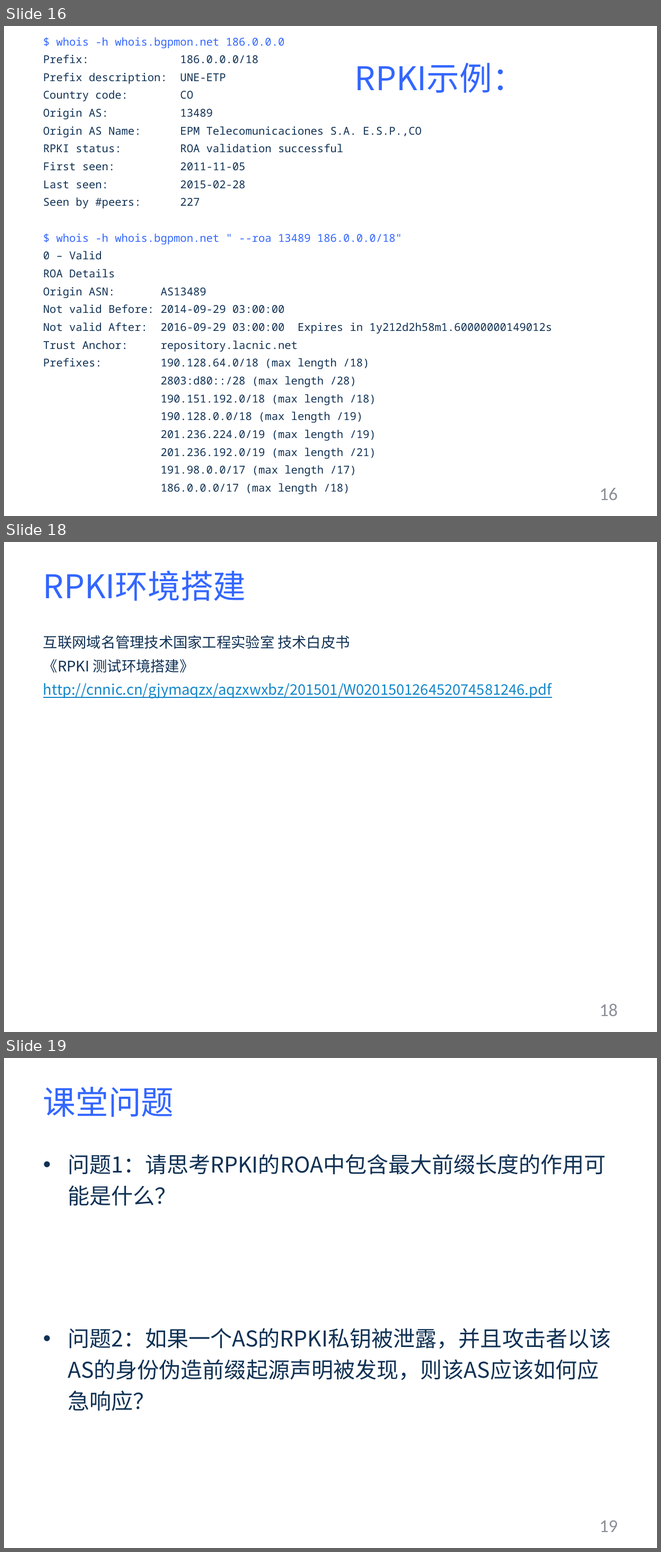
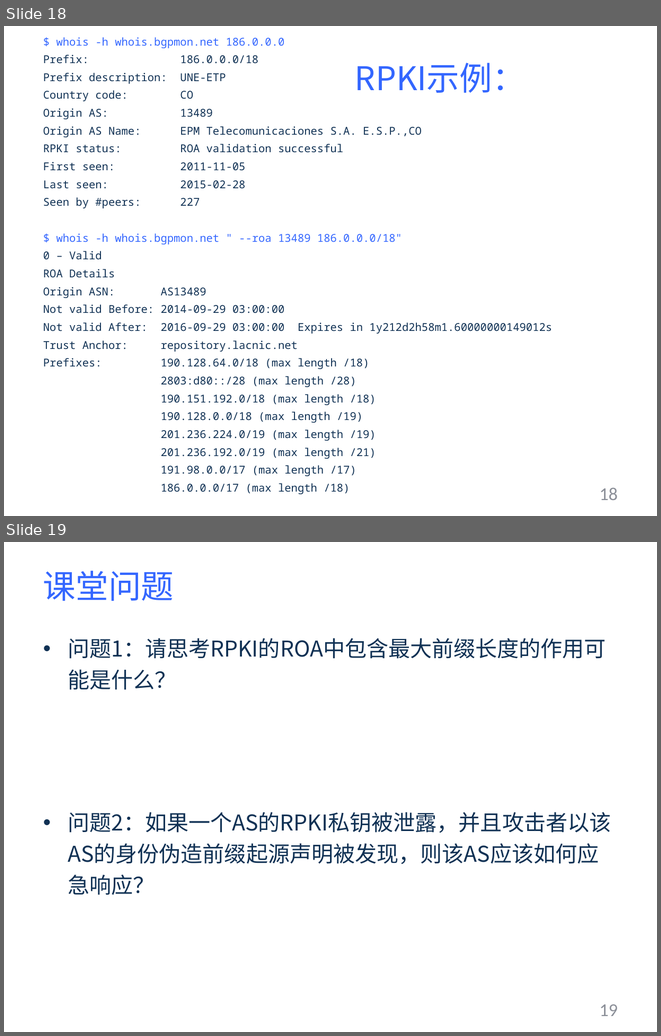
Before and after one commit to YuZhang/Security-Courseware, a slide deck: internet-security/bgp-sec-4.pptx. Shown one above the other, each under a label of ours: slides 16, 18 and 19 before the commit, slides 18 and 19 after it; the slides between them are not shown. The pictures are 661x1552 and 661x1036 pixels, drawn with LibreOffice and Linux fonts; fonts in the diff are those of the drawing. Boxes give left, top, right and bottom in pixels: in the first picture for what was removed or moved away, otherwise in the second. Text is boxed around its words. In the diff, an @@ line names an element or a change of style, - is before the commit and + after.

```diff
--- a/internet-security/bgp-sec-4.pptx
+++ b/internet-security/bgp-sec-4.pptx
@@ slide 18 removed at <box>4,542,657,1032</box>, background #FFFFFF @@
@@ title removed at <box>43,571,246,601</box> @@
-RPKI环境搭建
@@ text removed at <box>43,635,551,698</box> @@
-互联网域名管理技术国家工程实验室 技术白皮书
-《RPKI 测试环境搭建》
-http://cnnic.cn/gjymaqzx/aqzxwxbz/201501/W020150126452074581246.pdf
@@ page number removed at <box>599,1003,618,1016</box> @@
-18
@@ what was slide 16 is now slide 18 @@
@@ page number at <box>599,487,618,500</box>: text changed @@
-16
+18
```
Also in this commit, not shown: 1 slide changed, 11 slides added, 2 other files.
